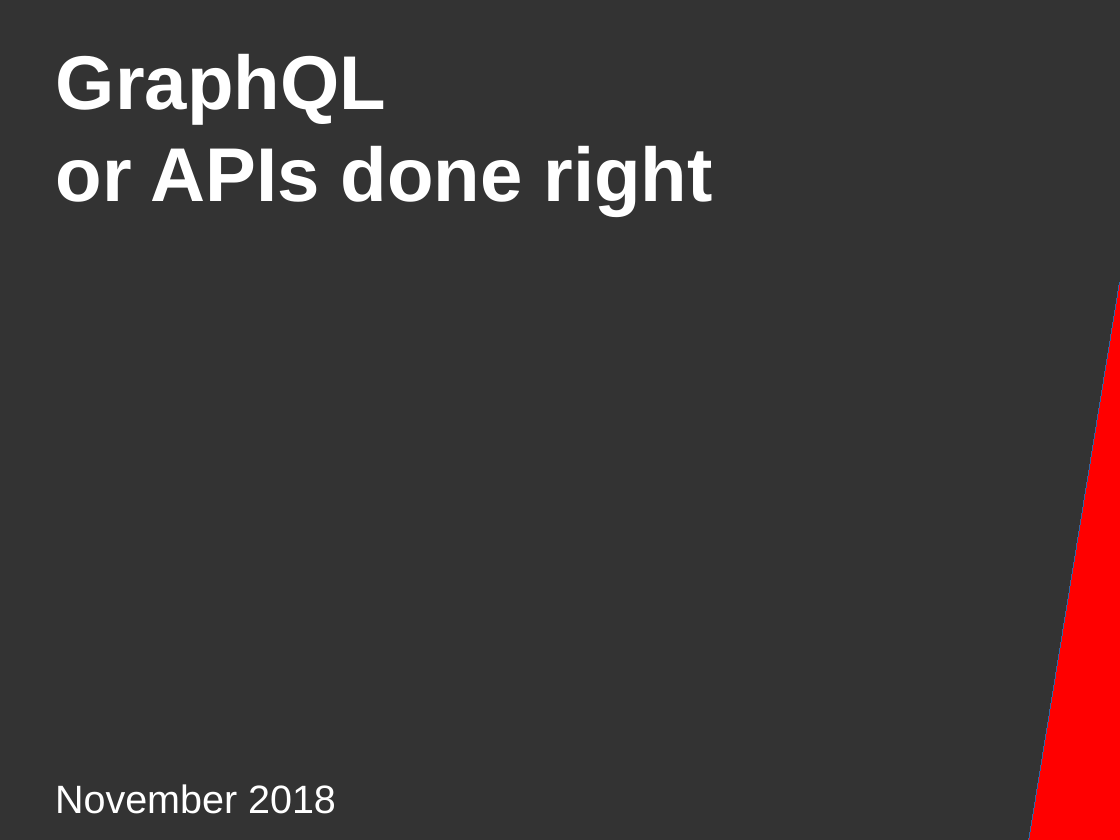
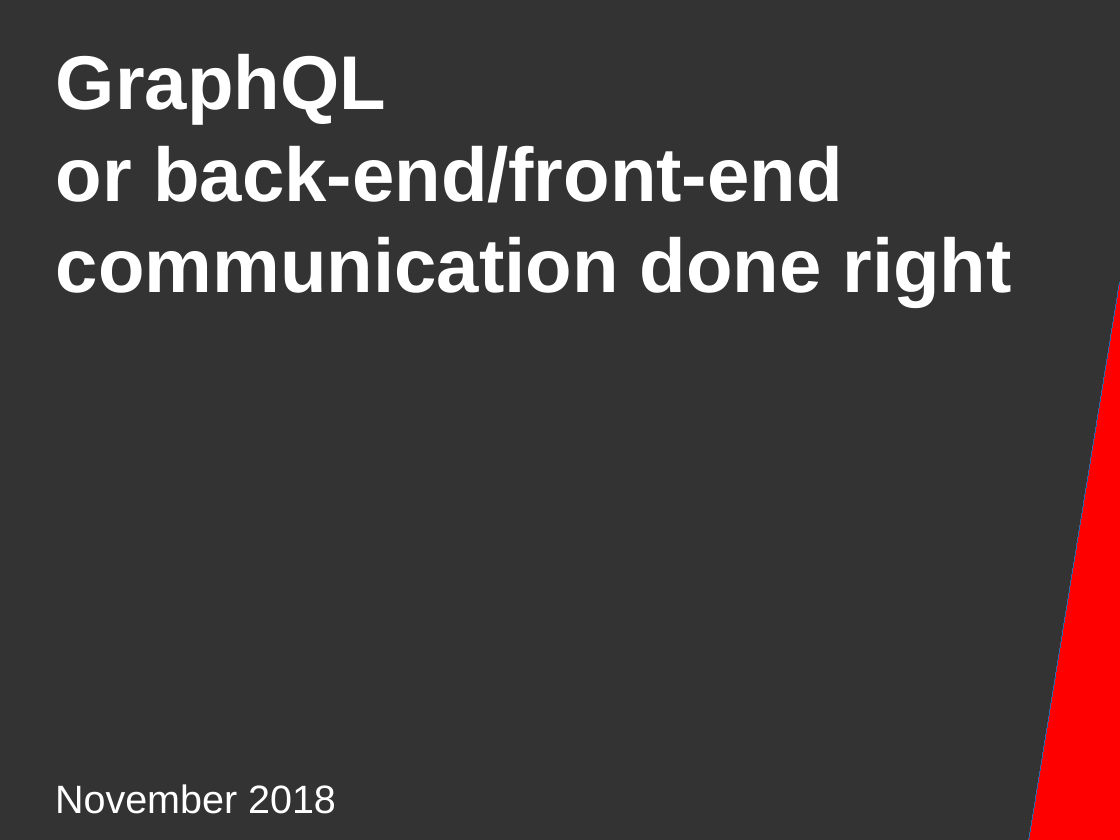
Before and after one commit to DanYellow/presentations, a slide deck: slide 2 of graphql/presentation.odp. Drawn at 1120x840 pixels with LibreOffice and Linux fonts; fonts in the diff are those of the drawing. Boxes give left, top, right and bottom in pixels: in the first picture for what was removed or moved away, otherwise in the second. Text is boxed around its words. In the diff, an @@ line names an element or a change of style, - is before the commit and + after.

```diff
--- a/graphql/presentation.odp
+++ b/graphql/presentation.odp
@@ title at <box>56,53,1012,307</box>: text changed @@
-GraphQL
-or APIs done right
+GraphQL
+or back-end/front-end communication done right
```
Also in this commit, not shown: 4 other slides changed, 1 slide added, 4 other files.
